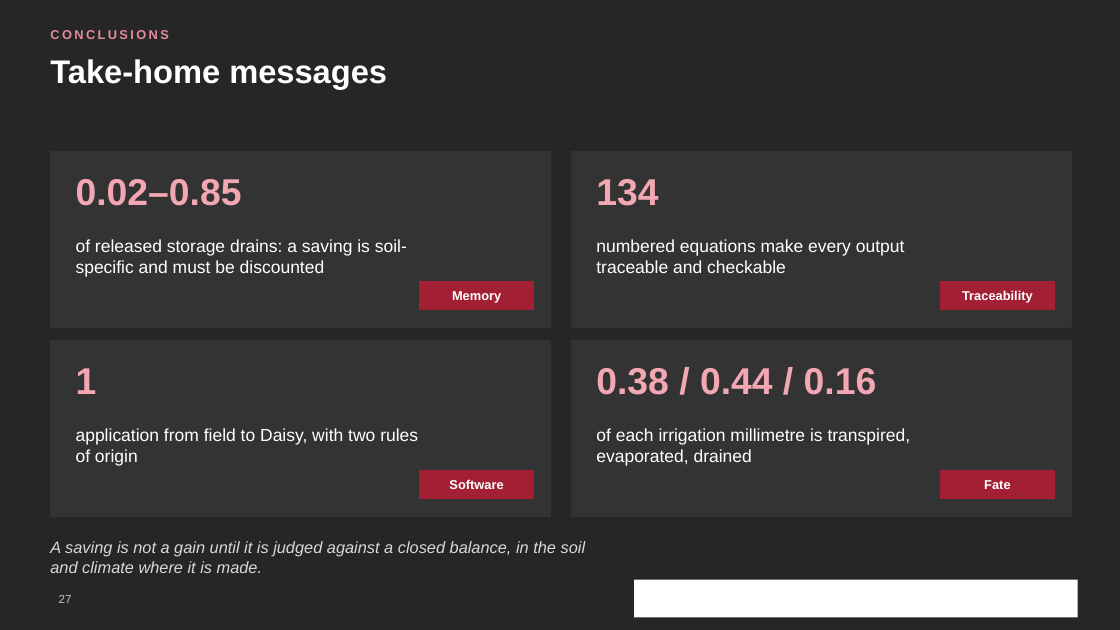
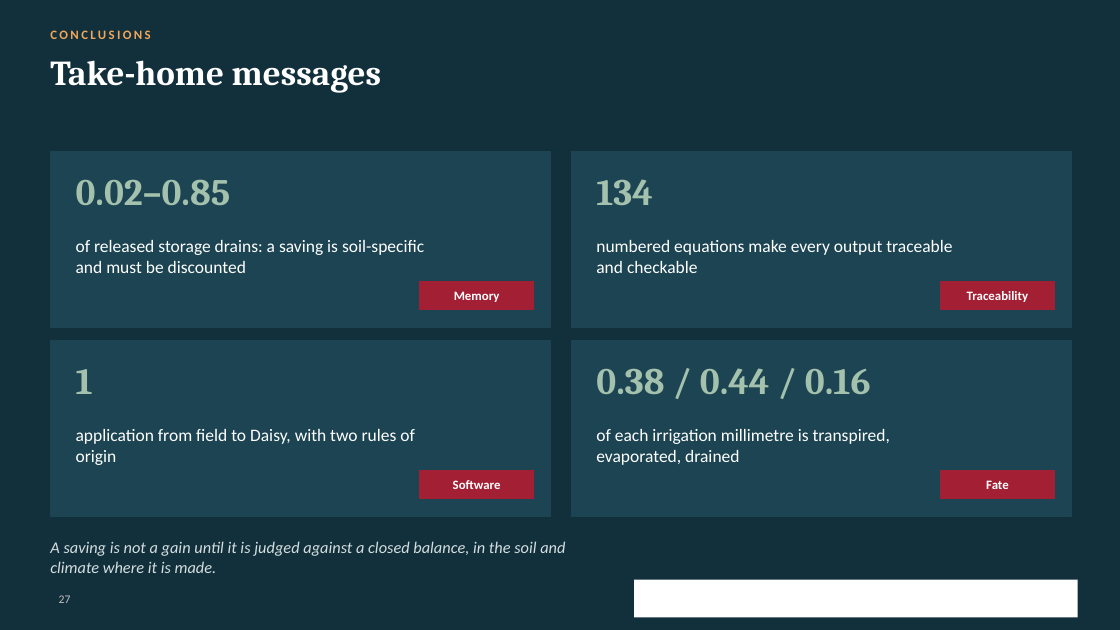
Before and after one commit to halilunaziru73-creator/Coupled-Water-Fluxes-Pore-Scale-Dynamics-Precision-Irrigation-Mulching-Feedback-Loops, a slide deck: slide 27 of Manuscripts/pdf/Supplementary/SWAFL_Presentation.pptx. Drawn at 1120x630 pixels with LibreOffice and Linux fonts; fonts in the diff are those of the drawing; background and template pictures are left out. Boxes give left, top, right and bottom in pixels: in the first picture for what was removed or moved away, otherwise in the second. Text is boxed around its words. In the diff, an @@ line names an element or a change of style, - is before the commit and + after.

Commit message:
Presentation: blended university style (cardinal red, Cambridge blue, warm orange, serif headings)

```diff
--- a/Manuscripts/pdf/Supplementary/SWAFL_Presentation.pptx
+++ b/Manuscripts/pdf/Supplementary/SWAFL_Presentation.pptx
@@ background #262626 to #12303B @@
@@ text "CONCLUSIONS" at bbox=[50, 30, 150, 39]: font Arial to Calibri, text colour #E58A99 to #F2A65A @@
@@ title "Take-home messages" at bbox=[50, 60, 381, 93]: size 28 to 30 pt, font Arial to Cambria @@
@@ fill #333333 to #1C4452; outline #333333 1 pt to #1C4452 1 pt in 4 elements at bbox=[571, 151, 1071, 328], bbox=[50, 340, 550, 517], bbox=[571, 340, 1071, 517], bbox=[50, 151, 550, 328] @@
@@ font Arial to Cambria, text colour #F2A7B2 to #A3C1AD in 4 elements at bbox=[76, 179, 231, 205], bbox=[596, 179, 653, 205], bbox=[76, 369, 93, 394], bbox=[596, 368, 871, 394] @@
@@ text "A saving is not a ..." at bbox=[50, 541, 565, 573]: font Arial to Calibri, text colour #D9D9D9 to #D5DEE0 @@
@@ font Arial to Calibri in 9 elements at bbox=[76, 240, 424, 273], bbox=[454, 291, 500, 302], bbox=[596, 240, 952, 273], bbox=[967, 291, 1028, 302], bbox=[76, 429, 415, 465], bbox=[453, 480, 501, 489], bbox=[596, 429, 890, 465], bbox=[986, 480, 1009, 489], bbox=[59, 595, 71, 603] @@
```
Also in this commit, not shown: 28 other slides changed.
